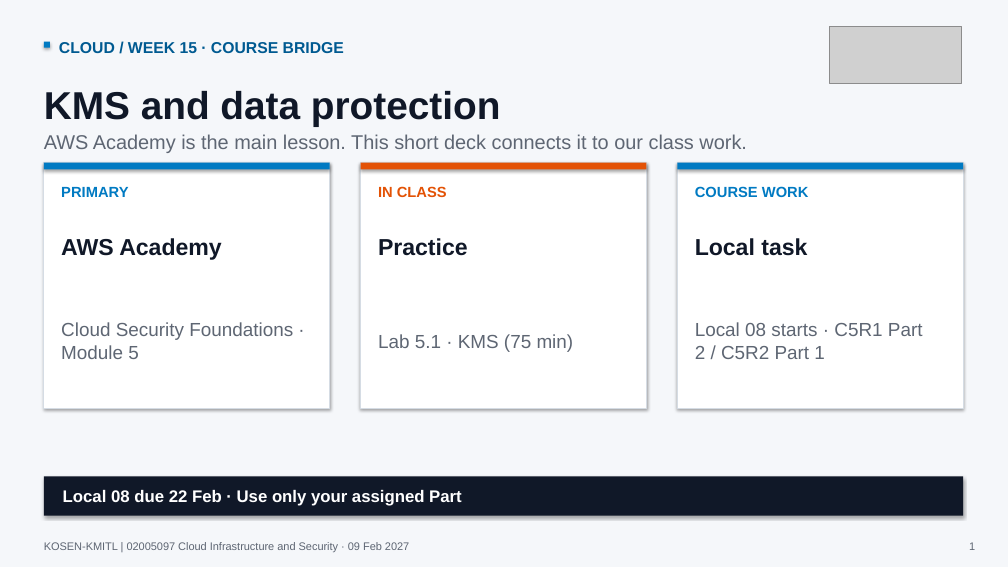
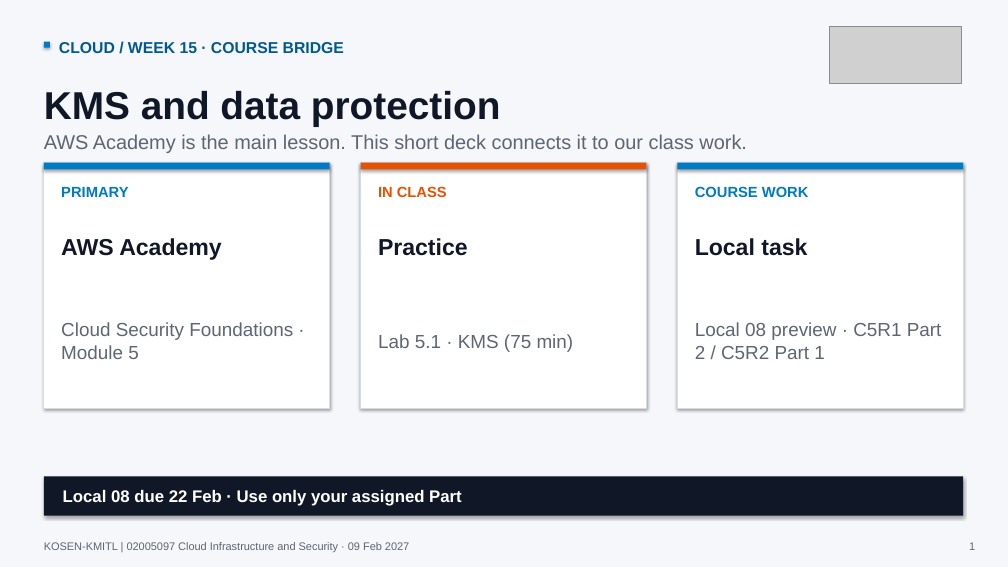
Before and after one commit to nutthakorn7/cloud-infrastructure-security, a slide deck: slide 1 of slides/weekly-bridges/output/Week15_Cloud_Course_Bridge.pptx. Drawn at 1008x567 pixels with LibreOffice and Linux fonts; fonts in the diff are those of the drawing; grey boxes stand for pictures. Boxes give left, top, right and bottom in pixels: in the first picture for what was removed or moved away, otherwise in the second. Text is boxed around its words. In the diff, an @@ line names an element or a change of style, - is before the commit and + after.

Commit message:
Align Week 15 KMS lab and Local 08 preview

```diff
--- a/slides/weekly-bridges/output/Week15_Cloud_Course_Bridge.pptx
+++ b/slides/weekly-bridges/output/Week15_Cloud_Course_Bridge.pptx
@@ text at [695,322,942,359]: text changed @@
-Local 08 starts · C5R1 Part 2 / C5R2 Part 1
+Local 08 preview · C5R1 Part 2 / C5R2 Part 1
```
Also in this commit, not shown: 1 other slide changed, 6 other files.
